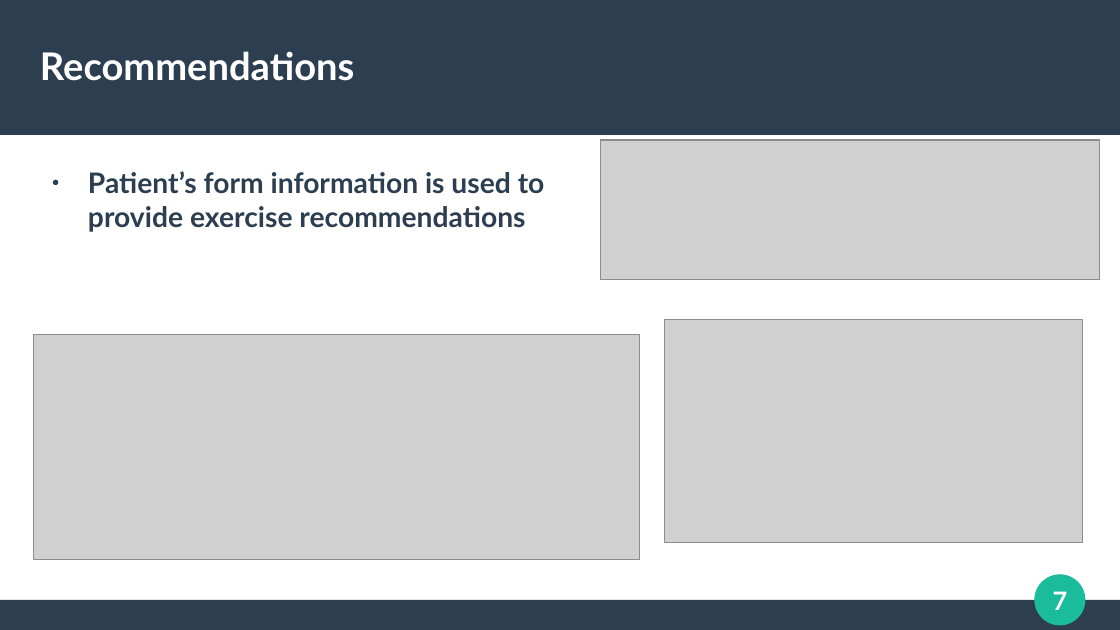
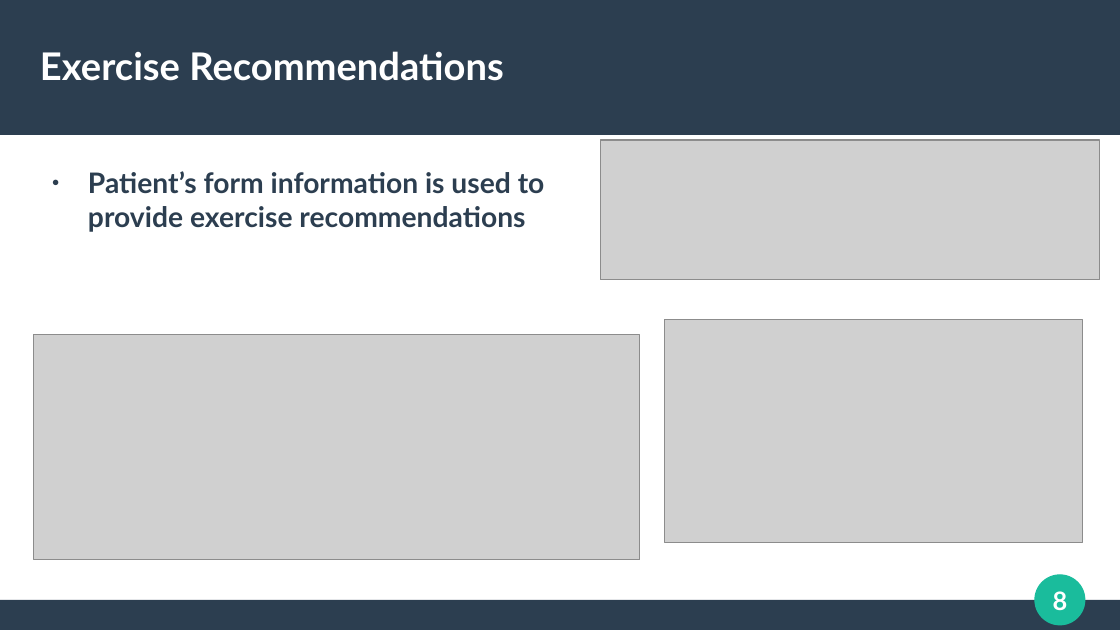
Before and after one commit to mark-ruddy/neurorecovery, a slide deck: slide 8 of report/neurorecovery_final_presentation.pptx (slide 7 before the commit). Drawn at 1120x630 pixels with LibreOffice and Linux fonts; fonts in the diff are those of the drawing; grey boxes stand for pictures. Boxes give left, top, right and bottom in pixels: in the first picture for what was removed or moved away, otherwise in the second. Text is boxed around its words. In the diff, an @@ line names an element or a change of style, - is before the commit and + after.

```diff
--- a/report/neurorecovery_final_presentation.pptx
+++ b/report/neurorecovery_final_presentation.pptx
@@ title at <box>40,51,503,81</box>: text changed @@
-Recommendations
+Exercise Recommendations
@@ page number at <box>1053,591,1068,610</box>: text changed @@
-7
+8
```
Also in this commit, not shown: 2 other slides changed, 6 slides added, 1 slide removed, 2 other files.
